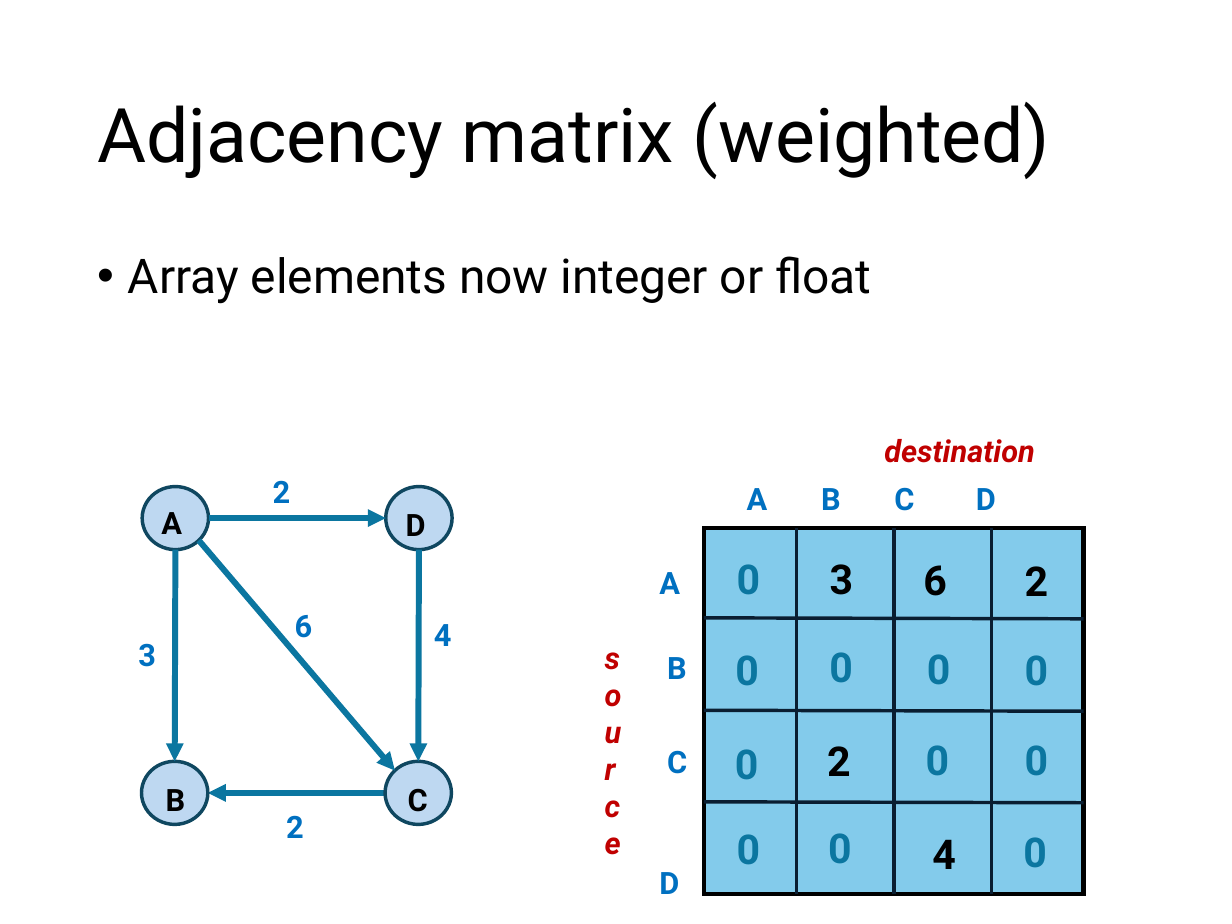
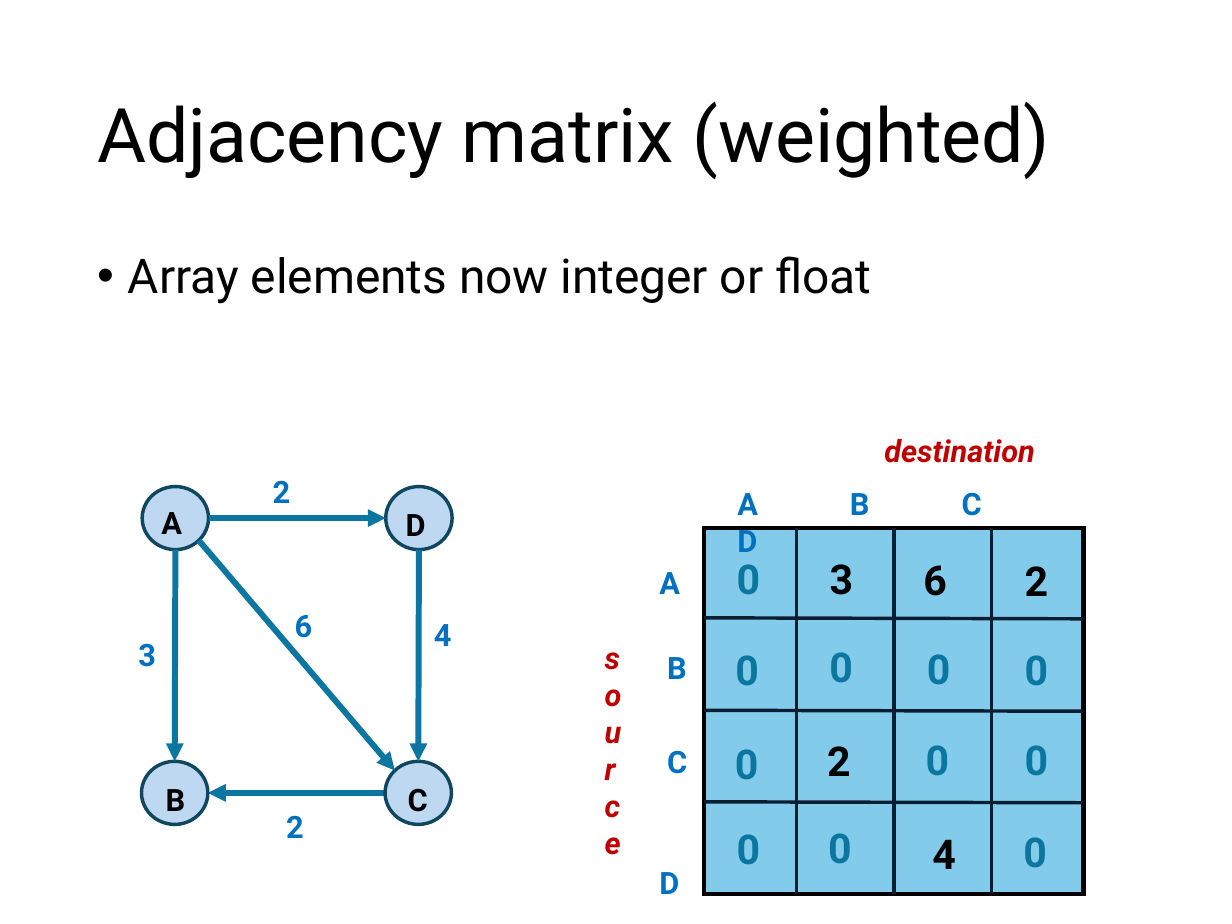
Before and after one commit to comp210ss2/comp210ss2.github.io, a slide deck: slide 11 of slides/L18_graphs2.pptx. Drawn at 1232x924 pixels with LibreOffice and Linux fonts; fonts in the diff are those of the drawing. Boxes give left, top, right and bottom in pixels: in the first picture for what was removed or moved away, otherwise in the second. Text is boxed around its words. In the diff, an @@ line names an element or a change of style, - is before the commit and + after.

```diff
--- a/slides/L18_graphs2.pptx
+++ b/slides/L18_graphs2.pptx
@@ text "A B C D" rewrapped from box(747, 487, 996, 511) to box(659, 492, 982, 894) @@
```
Also in this commit, not shown: 5 other slides changed.
